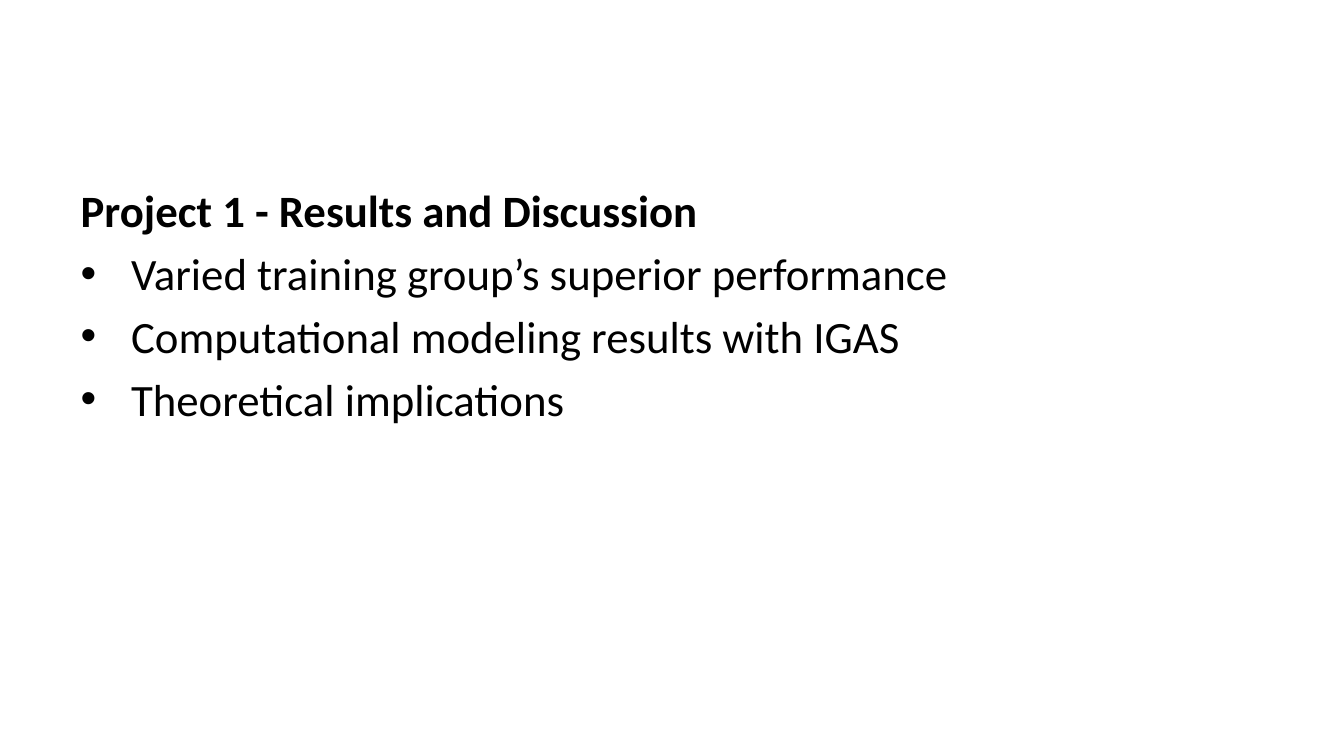
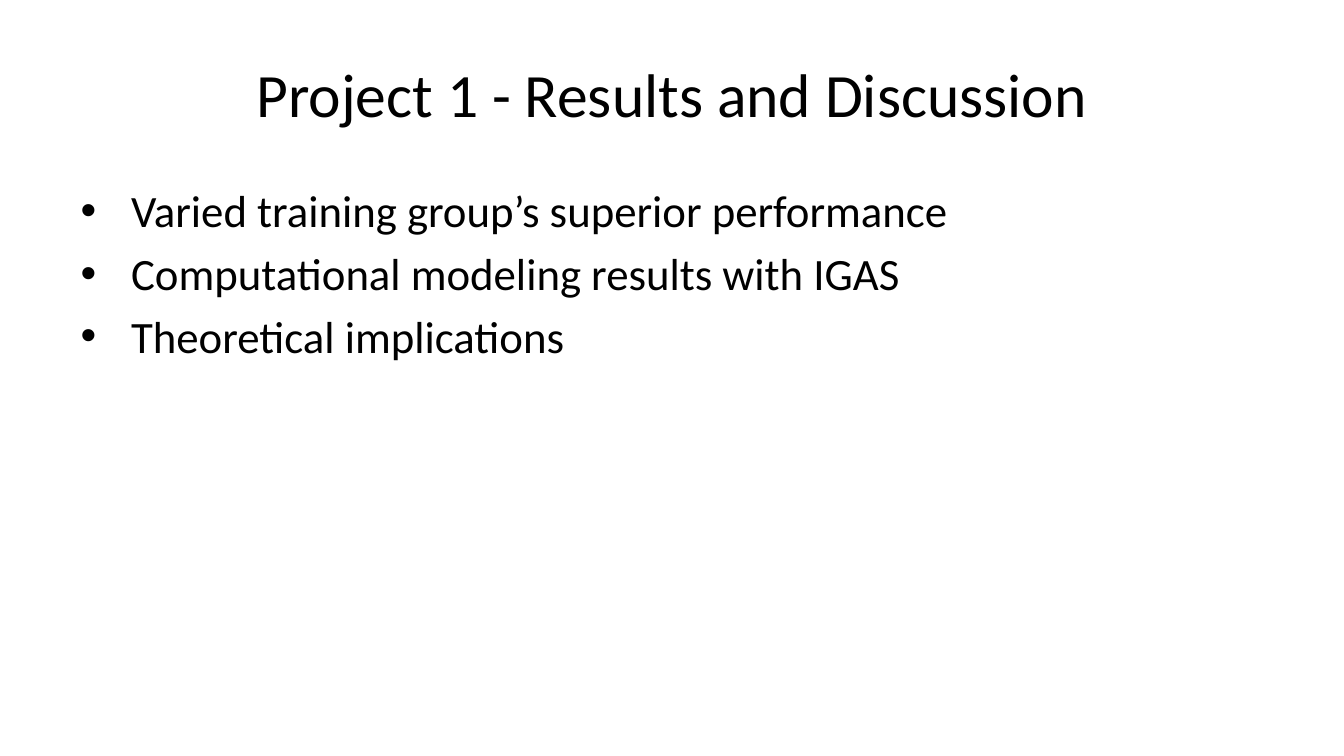
Before and after one commit to tegorman13/Dissertation, a slide deck: slide 8 of docs/Presentation/slides.pptx. Drawn at 1344x756 pixels with LibreOffice and Linux fonts; fonts in the diff are those of the drawing. Boxes give left, top, right and bottom in pixels: in the first picture for what was removed or moved away, otherwise in the second. Text is boxed around its words. In the diff, an @@ line names an element or a change of style, - is before the commit and + after.

```diff
--- a/docs/Presentation/slides.pptx
+++ b/docs/Presentation/slides.pptx
@@ title added at (257,74,1086,128), 33 pt, text #000000 @@
+Project 1 - Results and Discussion
@@ text at (81,195,698,235): paragraph removed @@
-Project 1 - Results and Discussion
```
Also in this commit, not shown: 13 other slides changed, 1 slide added, 1 slide removed, 7 other files.
